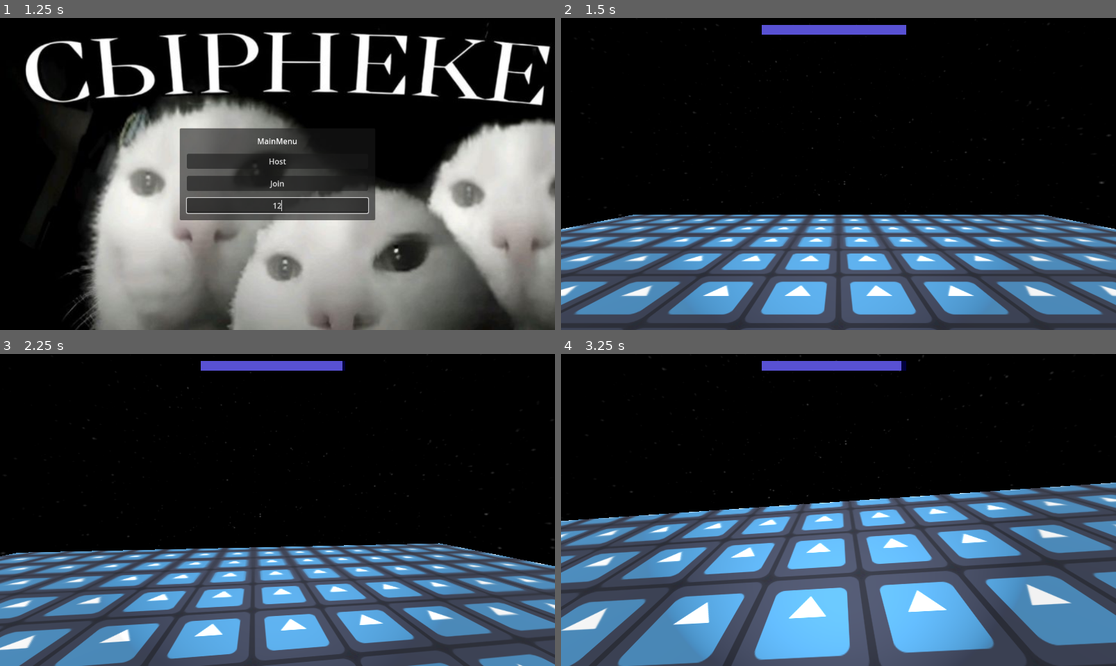
Above: before the commit, frames 1-4 (two rows, left to right).
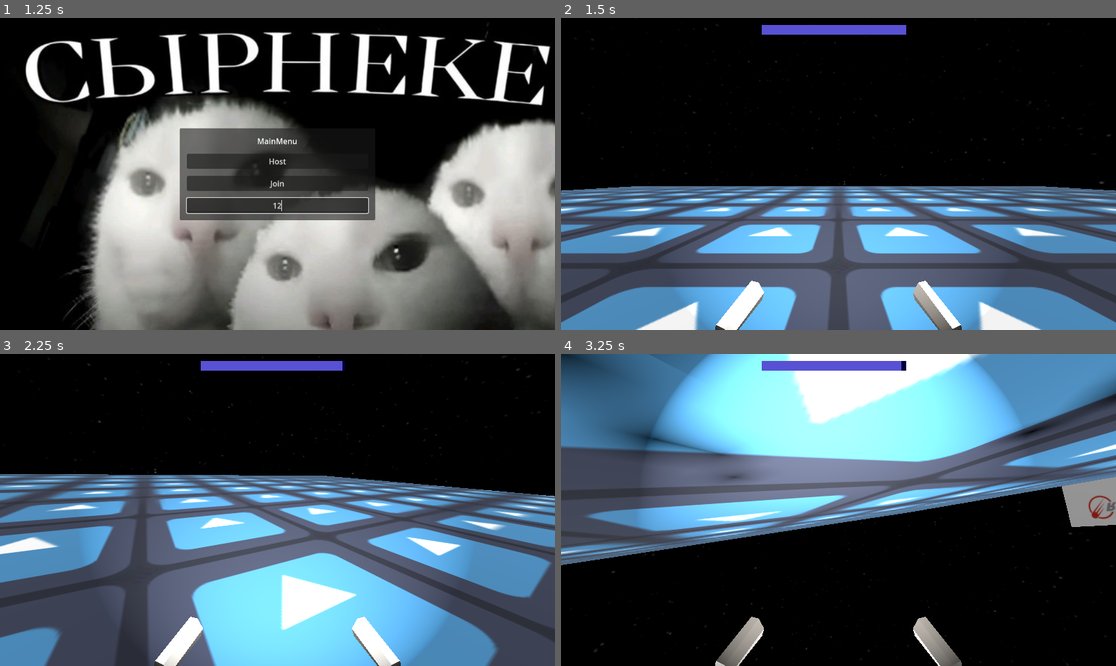
Above: after the commit, the same moments.

Repository: YuraStebel/CosmosGodotProject
Game: Godot game, scene res://scenes/wrld.tscn
The game is run twice, just before and just after one commit, with the same random seed, the same clock (stepped at 60 frames per second) and the same inputs. The engine's default icon, where the game draws it, is replaced by a stand-in: a white triangle on a blue panel in a dark square.
Inputs (mouse positions are in pixels of both pictures, inside the frame that each line leads up to):
- Up to frame 1 (1.25 s): click (277, 205) at 0.52 s; type "12" at 0.6 s
- Up to frame 2 (1.5 s): click "Host" at 1.25 s
- Up to frame 3 (2.25 s): tap Enter (ui_accept) at 2 s; move the mouse to (305, 510) at 2.02 s; hold W (forward) from 2.03 s (still down); tap D (righ) at 2.1 s
- Up to frame 4 (3.25 s): keep holding W (forward); tap Enter (ui_accept) at 2.27, 3.02 s; move the mouse to (810, 510) at 2.77 s; tap D (righ) at 2.85 s

Frame 1 is identical in both runs. In frame 2, 35% of the frame differs, in the area x 0-100%, y 53-100%; in frame 3, 51%; in frame 4, 98%, in the area x 0-100%, y 0-100%.

Commit message:
added stupid player model

Diff:
--- /dev/null
+++ b/scenes/maneken.tscn
@@ -0,0 +1,36 @@
+[gd_scene load_steps=2 format=3 uid="uid://cphhe7lok22x"]
+
+[ext_resource type="PackedScene" uid="uid://dokayhmoqk25v" path="res://models/Maneken.glb" id="1_dnt3r"]
+
+[node name="Maneken" instance=ExtResource("1_dnt3r")]
+
+[node name="Skeleton3D" parent="Armature" index="0"]
+transform = Transform3D(-1, 0, 8.74228e-08, 0, 1, 0, -8.74228e-08, 0, -1, 0, 0, 0)
+bones/3/rotation = Quaternion(0.809534, 4.43229e-08, -1.02616e-06, 0.587073)
+bones/4/rotation = Quaternion(0.349034, 5.32907e-14, -4.16081e-07, 0.93711)
+bones/5/rotation = Quaternion(0.125252, 6.79456e-14, -1.49312e-07, 0.992125)
+bones/6/rotation = Quaternion(-0.0397347, 0.000299463, -0.0531968, 0.997793)
+bones/7/rotation = Quaternion(0.284559, -0.000330675, 0.103418, 0.953064)
+bones/8/rotation = Quaternion(-0.621406, 0.00965236, -0.052173, 0.78169)
+bones/9/rotation = Quaternion(-0.0397351, -0.000298263, 0.0531969, 0.997793)
+bones/10/rotation = Quaternion(0.284559, 0.000330689, -0.103419, 0.953064)
+bones/11/rotation = Quaternion(-0.621406, -0.00965245, 0.0521731, 0.78169)
+bones/12/rotation = Quaternion(0.096937, 0.832697, 0.403222, -0.366922)
+bones/13/rotation = Quaternion(0.533464, -5.40167e-08, 0.191549, 0.823848)
+bones/14/rotation = Quaternion(0.0610627, -0.374681, -0.111739, 0.918368)
+bones/15/rotation = Quaternion(-0.0969365, 0.832697, 0.403222, 0.36692)
+bones/16/rotation = Quaternion(0.533464, 1.16415e-07, -0.191549, 0.823848)
+bones/17/rotation = Quaternion(0.061063, 0.37468, 0.111739, 0.918368)
+bones/18/position = Vector3(0.0769452, 1.08311, -1.20988)
+bones/18/rotation = Quaternion(-0.0374591, 0.0131912, -0.000494517, 0.999211)
+bones/19/position = Vector3(0.0822949, 0.511034, -0.619053)
+bones/20/position = Vector3(0.437248, 1.19346, 0.022218)
+bones/21/position = Vector3(0.240375, 1.37381, 0.40914)
+bones/21/rotation = Quaternion(-0.152608, 0.18228, 0.967202, -0.0894754)
+bones/22/position = Vector3(-0.0769452, 1.08311, -1.20988)
+bones/22/rotation = Quaternion(-0.0374591, -0.0131912, 0.000494517, 0.999211)
+bones/23/position = Vector3(-0.0822949, 0.511034, -0.619053)
+bones/24/position = Vector3(-0.437248, 1.19346, 0.022218)
+bones/24/rotation = Quaternion(0.490991, 0.50885, -0.508849, -0.490991)
+bones/25/position = Vector3(-0.240375, 1.37381, 0.40914)
+bones/25/rotation = Quaternion(0.152608, 0.18228, 0.967202, 0.0894754)
--- a/scenes/player.tscn
+++ b/scenes/player.tscn
@@ -1,7 +1,8 @@
-[gd_scene load_steps=21 format=3 uid="uid://cc3xq36jc4yo"]
+[gd_scene load_steps=22 format=3 uid="uid://cc3xq36jc4yo"]
 
 [ext_resource type="Script" uid="uid://5bierablijt0" path="res://scripts/rigid_body_3d.gd" id="1_4flbx"]
 [ext_resource type="Script" uid="uid://dxru75ln0auhr" path="res://scripts/stats.gd" id="2_g2els"]
+[ext_resource type="PackedScene" uid="uid://cphhe7lok22x" path="res://scenes/maneken.tscn" id="2_jej6c"]
 [ext_resource type="Texture2D" uid="uid://dtohxgx8784ld" path="res://images/HUD/oxygenbarbackground.png" id="3_dqkch"]
 [ext_resource type="Texture2D" uid="uid://bwx2p7b6c2rn7" path="res://images/HUD/oxygenbar.png" id="4_qlg0r"]
 [ext_resource type="Texture2D" uid="uid://h3pqtcfeh2dj" path="res://images/HUD/HPBarBackground.png" id="5_tuyoq"]
@@ -13,7 +14,8 @@
 [ext_resource type="AudioStream" uid="uid://qnda58hvffad" path="res://sounds/player/heartbeat.ogg" id="11_d2wvv"]
 [ext_resource type="AudioStream" uid="uid://qi6n6cgritvv" path="res://sounds/player/death.mp3" id="12_3v2ag"]
 
-[sub_resource type="CapsuleShape3D" id="CapsuleShape3D_h5h1p"]
+[sub_resource type="SphereShape3D" id="SphereShape3D_f1ej7"]
+radius = 0.289898
 
 [sub_resource type="CapsuleMesh" id="CapsuleMesh_qugw0"]
 
@@ -151,10 +153,15 @@
 script = ExtResource("1_4flbx")
 
 [node name="CollisionShape3D" type="CollisionShape3D" parent="."]
-shape = SubResource("CapsuleShape3D_h5h1p")
+transform = Transform3D(1, 0, 0, 0, 1, 0, 0, 0, 1, 0, 0.328327, 0.0316043)
+shape = SubResource("SphereShape3D_f1ej7")
 
 [node name="MeshInstance3D" type="MeshInstance3D" parent="."]
+visible = false
 mesh = SubResource("CapsuleMesh_qugw0")
+
+[node name="Maneken" parent="." instance=ExtResource("2_jej6c")]
+transform = Transform3D(1, 0, 0, 0, 1, 0, 0, 0, 1, 0, -1.20109, 0)
 
 [node name="Neck" type="Node3D" parent="."]
 transform = Transform3D(1, 0, 0, 0, 1, 0, 0, 0, 1, 0, 0.5, 0)
Binary file added: models/Maneken.glb
Not shown, added: models/Maneken.glb.import
Not shown: 1 places in scenes/test_oxygen_refiller.tscn that only renumber resources
